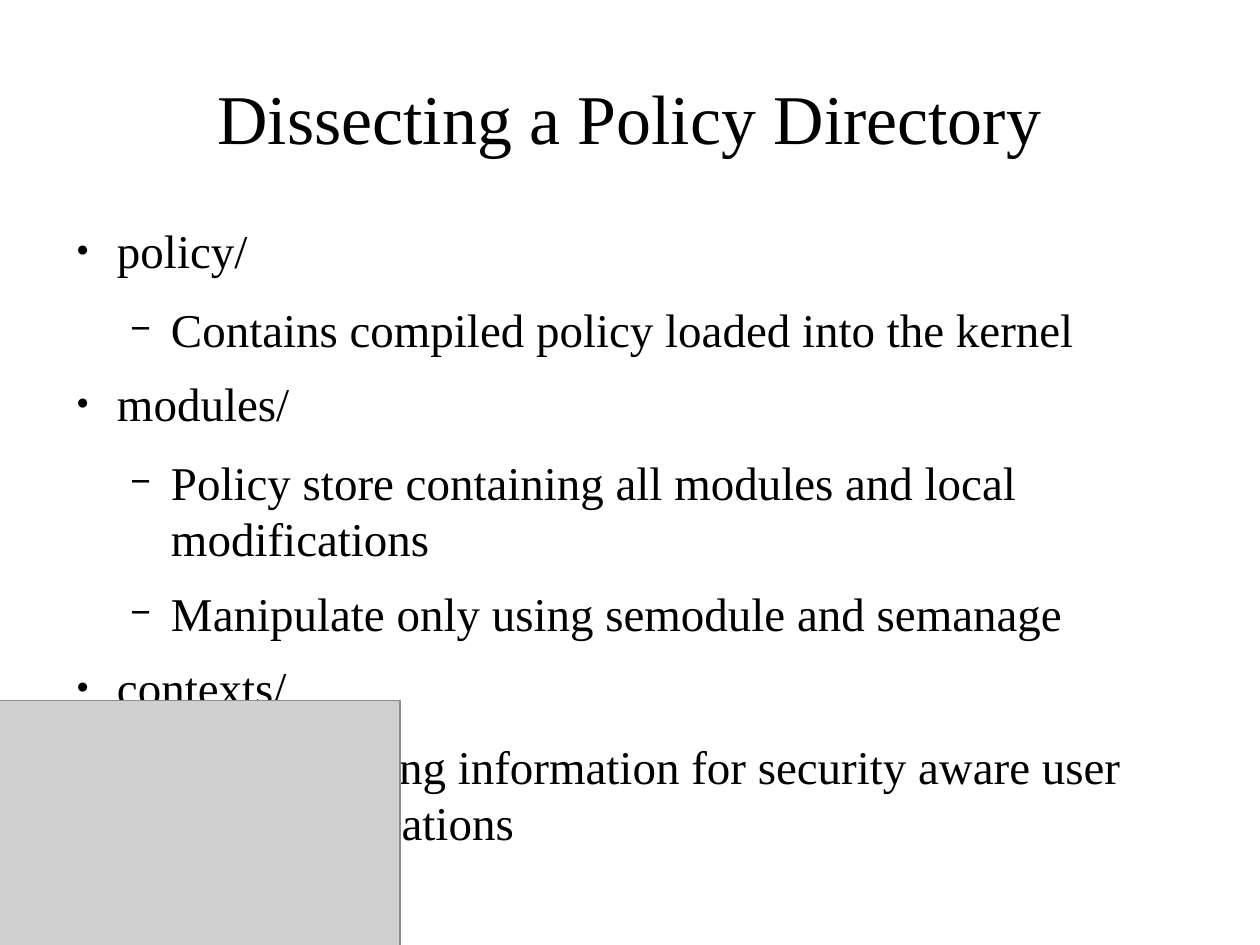
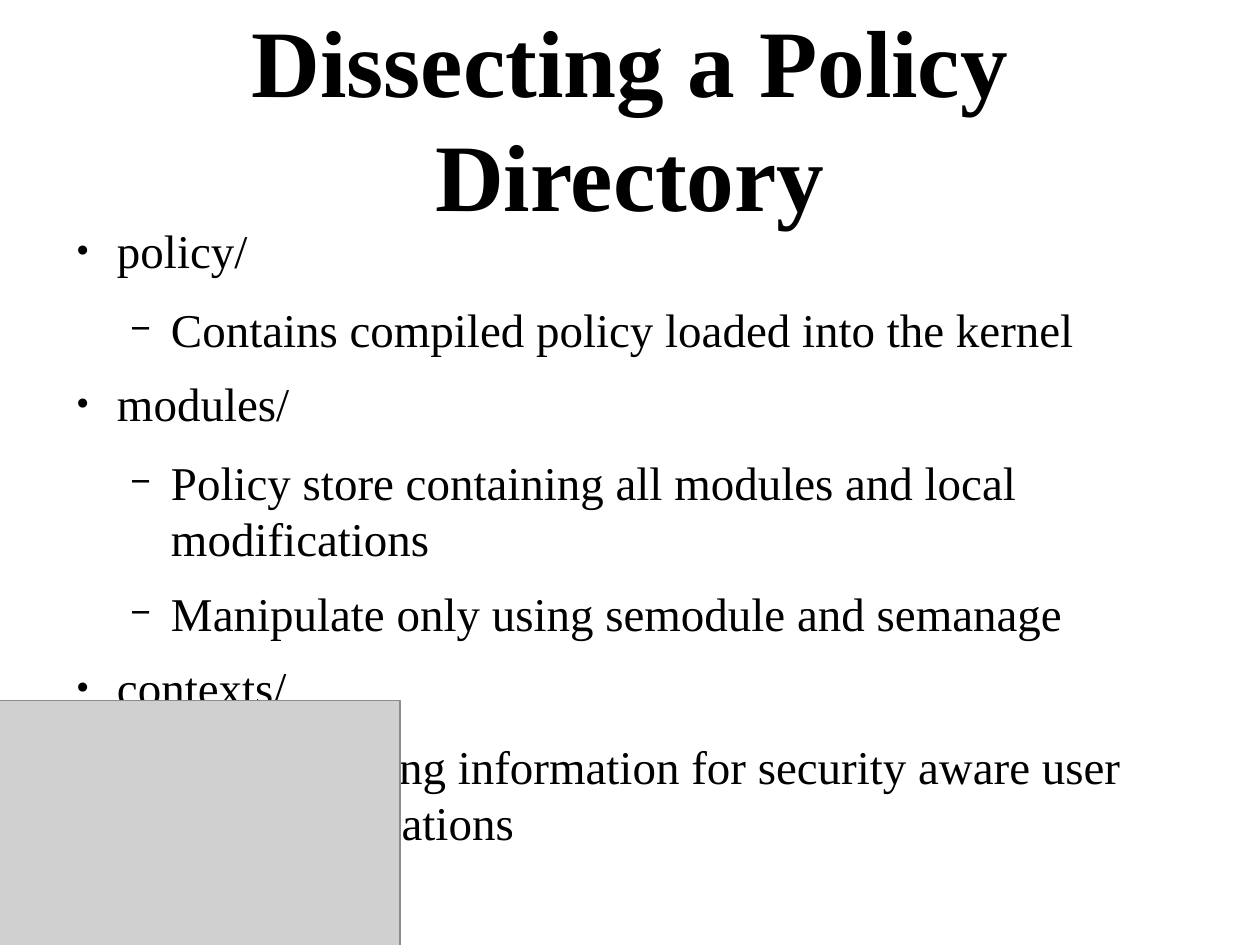
Before and after one commit to dpquigl/demystifying-selinux-part2, a slide deck: slide 50 of demystifying_selinux_part2_OSCON_19JUL2014.odp. Drawn at 1260x945 pixels with LibreOffice and Linux fonts; fonts in the diff are those of the drawing; grey boxes stand for pictures. Boxes give left, top, right and bottom in pixels: in the first picture for what was removed or moved away, otherwise in the second. Text is boxed around its words. In the diff, an @@ line names an element or a change of style, - is before the commit and + after.

Commit message:
Reformatted some of the slides to be in the proper format

```diff
--- a/demystifying_selinux_part2_OSCON_19JUL2014.odp
+++ b/demystifying_selinux_part2_OSCON_19JUL2014.odp
@@ title "Dissecting a Policy Directory": place and size @@
-title "Dissecting a Policy Directory" at [217,95,1041,157]
+title "Dissecting a Policy Directory" at [252,31,1007,229]
@@ title "Dissecting a Policy Directory" at [252,31,1007,229]: size 44 to 60 pt, bold on @@
```
Also in this commit, not shown: 21 other slides changed.
